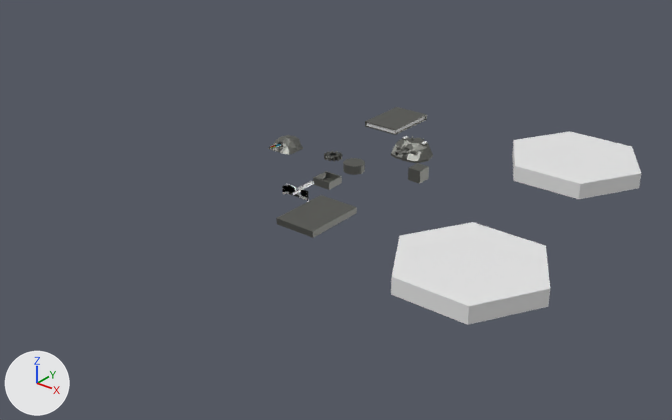
One commit to the Blender file Blender/Units.blend: the scene before it, then after it.
The view is the same before and after, from a 50 mm lens placed at (8.29, -11.93, 5.42), pointed at (0.69, -2.43, -0.47). Lighting does not change. The marker at lower left points along +X, +Y and +Z.

Names of what the first picture shows: 'Cylinder.001', 'Cylinder.002', 'Engine1Base', 'Engine1Base.002', 'Weapon'.
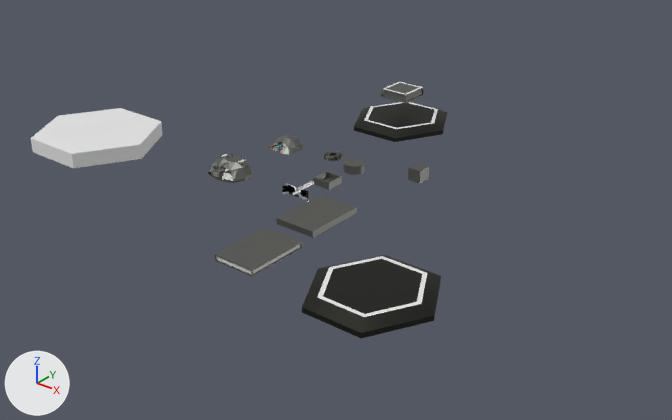
Pixel boxes (x1, y1, x2, y2) of what changed, in the pictures (672 x 420 px):
'Cylinder.002', moved
    before: (391, 222, 550, 325)
    after: (31, 108, 163, 168)
'Cylinder.001', reshaped, moved (8% wider, 22% taller)
    before: (512, 131, 641, 199)
    after: (302, 255, 441, 338)
'Engine1Base.002', moved
    before: (365, 107, 427, 135)
    after: (215, 228, 303, 277)
'Cylinder.003', added (black)
    after: (354, 102, 447, 142)
    faces in mat_unitframematerial (picture img_paletteunits_png_001): (354, 103, 447, 142)
    faces in mat_playercolor (white #e7e7e7): (364, 102, 438, 129)
'Weapon', moved
    before: (391, 136, 433, 163)
    after: (208, 154, 252, 183)
'Cube.001', added
    after: (380, 82, 425, 103)
    faces in mat_unitframematerial (picture img_paletteunits_png_001): (380, 83, 425, 103)

What the commit changed:
me_cylinder_001 is used by ob_cylinder_001; location (3.18, 0.0, 0.0); rotation (1.571, 0.0, 0.524), in degrees (90, 0, 30); scale (0.01, 0.01, 0.01).
me_cylinder_001 had 12 vertices, 8 faces and spanned x -87.0..87.0, y 0.0..23.0, z -100.0..100.0.
me_cylinder_001 now has 24 vertices, 20 faces and spans x -73.0..73.0, y 0.0..15.0, z -86.0..86.0.
me_cylinder_001 part 1: the whole mesh is rebuilt.
me_cylinder_001 now uses material mat_unitframematerial (picture img_paletteunits_png_001).
me_cylinder_001 now uses material mat_playercolor (white #e7e7e7).
Mesh me_cube_002 is new.
It has 44 vertices, 42 faces and spans x -0.256..0.256, y -0.267..0.267, z 0.0..0.133.
Faces by material slot: [38, 4].
It uses material mat_unitframematerial (picture img_paletteunits_png_001).
It uses material mat_playercolor (white #e7e7e7).
Mesh me_cylinder_001_1 is new.
It has 24 vertices, 20 faces and spans x -73.0..73.0, y 0.0..15.0, z -86.0..86.0.
Faces by material slot: [14, 6].
It uses material mat_unitframematerial (picture img_paletteunits_png_001).
It uses material mat_playercolor (white #e7e7e7).
Object 'Engine1Base.002' (ob_engine1base_002) moves from (0.02, 0.02, 0.0) to (1.35, -4.72, 0.0).
Object 'Weapon' (ob_weapon) moves from (1.0, -1.0, 0.0) to (-0.64, -3.23, 0.0).
Object 'Cylinder.001' (ob_cylinder_001) moves from (3.18, 0.0, 0.0) to (3.01, -4.66, 0.0).
Object 'Cylinder.002' (ob_cylinder_002) moves from (3.64, -3.64, 0.0) to (-3.08, -3.64, 0.0).
Object 'Cube.001' (ob_cube_001) is new; it shows me_cube_002.
Its location is (0.1, 0.04, 0.48).
Object 'Cylinder.003' (ob_cylinder_003) is new; it shows me_cylinder_001_1.
Its location is (0.09, 0.04, 0.0).
Its rotation in degrees is (90, 0, 30).
Its scale is (0.01, 0.01, 0.01).
